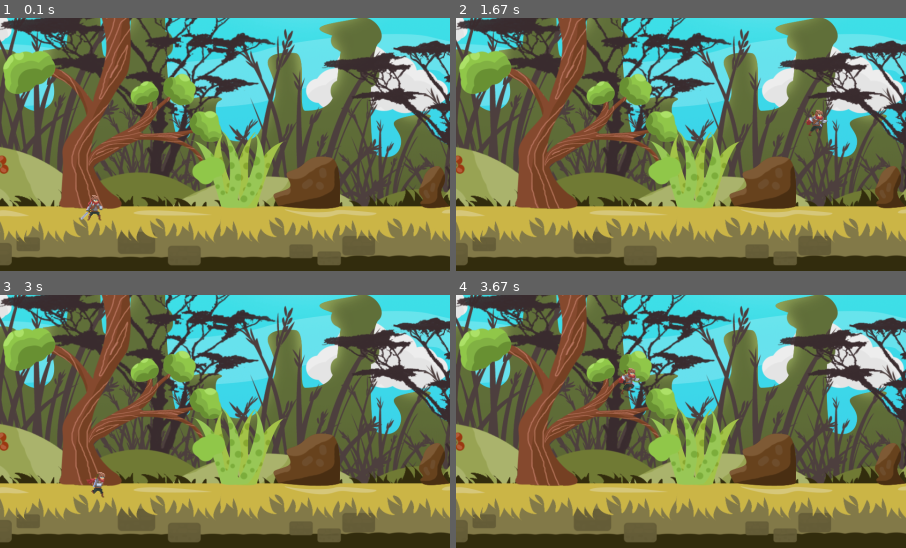
Above: before the commit, frames 1-4 (two rows, left to right).
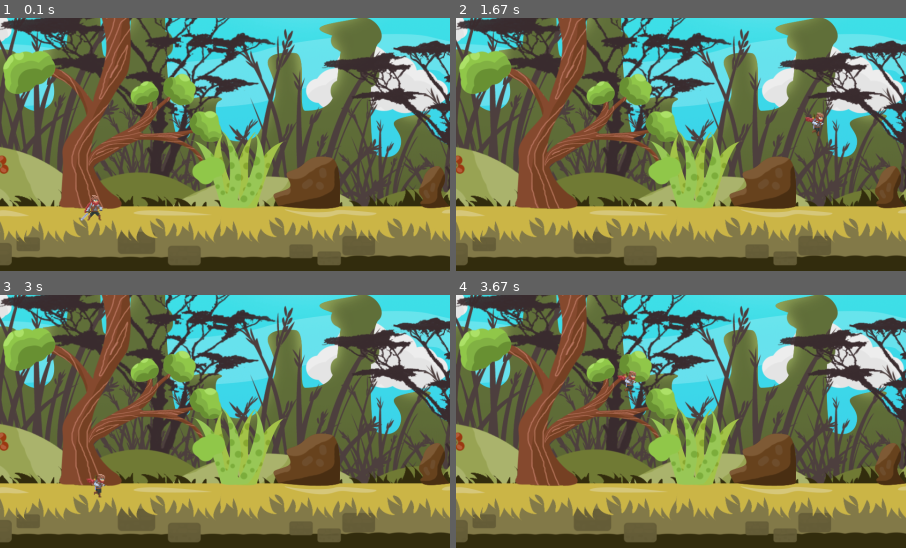
Above: after the commit, the same moments.

Repository: ethanwaggoner/Pygame_Game
Game: pygame game, started from Main.py
Two runs of this game, one before a commit and one after it. Both use one fixed random seed, a clock stepped at 60 frames per second and the inputs below.
Inputs:
- Up to frame 1 (0.1 s): no input
- Up to frame 2 (1.67 s): hold D 0.33-0.8 s; hold W 0.83-1.13 s; hold D 1.17-1.63 s
- Up to frame 3 (3 s): hold A 1.67-2.2 s; hold S 2.23-2.53 s; hold A 2.57-2.97 s
- Up to frame 4 (3.67 s): hold W 3-3.37 s; hold D from 3.4 s (still down)
The pictures show only the part of the screen within x 18-68%, y 50-100%; the shares and areas given below are measured in that part.

The runs differ from the first frame. In frame 1, 0.1% of the frame differs, in the area x 18-23%, y 72-81%; in frame 2, 0.2%; in frame 3, 0.2%; in frame 4, 0.2%, in the area x 35-41%, y 28-40%.

Commit message:
Add files via upload

Diff:
--- a/Assets.py
+++ b/Assets.py
@@ -3,8 +3,8 @@
 
 class Assets:
     def __init__(self):
-        self.Level1 = "Assets/Backgrounds/Level1.png"
-        self.Level2 = "Assets/Backgrounds/Level2.jpg"
+        self.Level1 = pygame.image.load("Assets/Backgrounds/Level1.png").convert()
+        self.Level2 = pygame.image.load("Assets/Backgrounds/Level2.jpg").convert()
 
         self.playerIdle = [pygame.image.load("Assets/Player/Idle/adventurer-idle-2-00.png").convert_alpha(),
                            pygame.image.load("Assets/Player/Idle/adventurer-idle-2-01.png").convert_alpha(),
--- a/Background.py
+++ b/Background.py
@@ -6,10 +6,9 @@
         super().__init__()
         self.background = background
         self.surface = surface
-        self.backgroundImg = pygame.image.load(background).convert()
-        self.rectBackgroundImg = self.backgroundImg.get_rect()
+        self.rectBackgroundImg = self.background.get_rect()
         self.backgroundY = 0
         self.backgroundX = 0
 
     def render(self):
-        self.surface.blit(self.backgroundImg, (self.backgroundX, self.backgroundY))
+        self.surface.blit(self.background, (self.backgroundX, self.backgroundY))
--- a/Player.py
+++ b/Player.py
@@ -28,13 +28,13 @@
 
     def update(self):
         if self.is_running:
-            self.current_sprite += 0.2
+            self.current_sprite += 0.15
             if self.current_sprite >= len(self.images):
                 self.current_sprite = 0
                 self.is_running = False
             self.image = self.images[int(self.current_sprite)]
         elif not self.is_running:
-            self.current_sprite += 0.2
+            self.current_sprite += 0.15
             if self.current_sprite >= len(self.idles):
                 self.current_sprite = 0
             self.idle_image = self.idles[int(self.current_sprite)]
